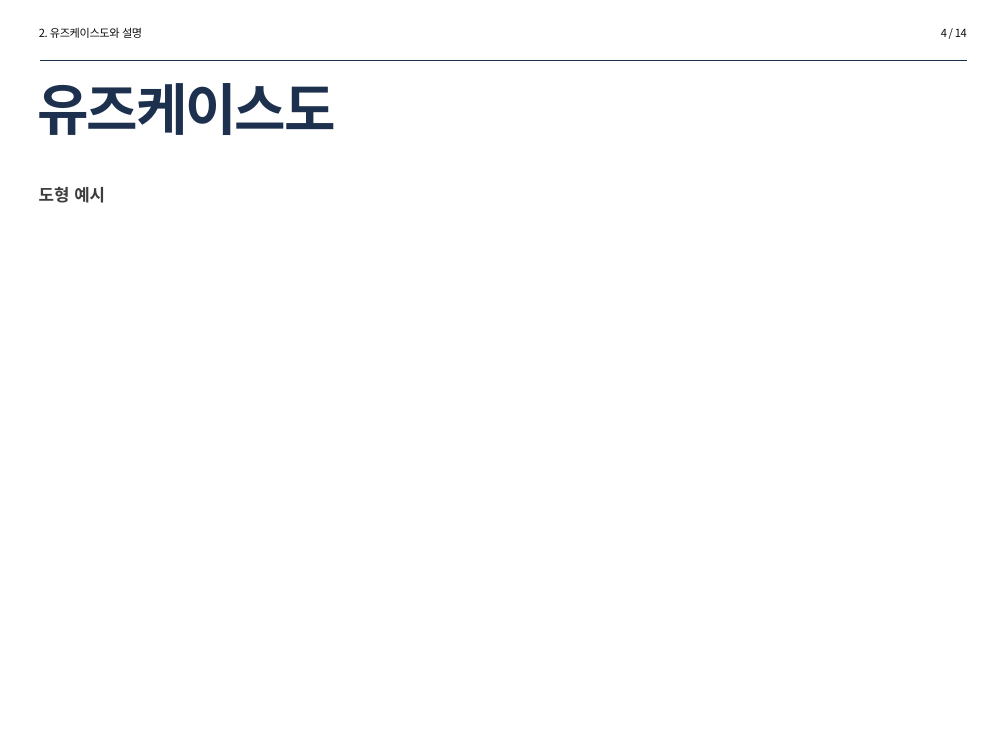
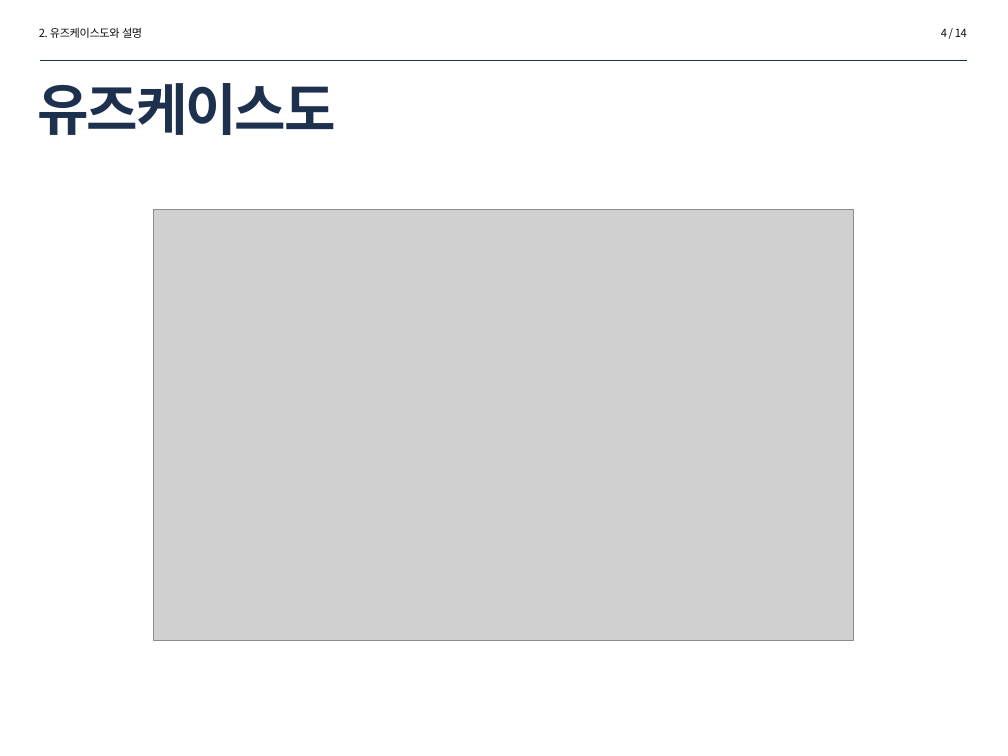
Before and after one commit to livlikwav/UOSSE, a slide deck: slide 4 of 소공중간발표_컴퓨터과학부하경민도우찬.pptx. Drawn at 1008x756 pixels with LibreOffice and Linux fonts; fonts in the diff are those of the drawing; grey boxes stand for pictures. Boxes give left, top, right and bottom in pixels: in the first picture for what was removed or moved away, otherwise in the second. Text is boxed around its words. In the diff, an @@ line names an element or a change of style, - is before the commit and + after.

```diff
--- a/소공중간발표_컴퓨터과학부하경민도우찬.pptx
+++ b/소공중간발표_컴퓨터과학부하경민도우찬.pptx
@@ text removed at (39,187,105,203) @@
-도형 예시
@@ picture added at (154,210,854,640) @@
```
Also in this commit, not shown: 5 other slides changed, 1 slide added, 6 other files.
